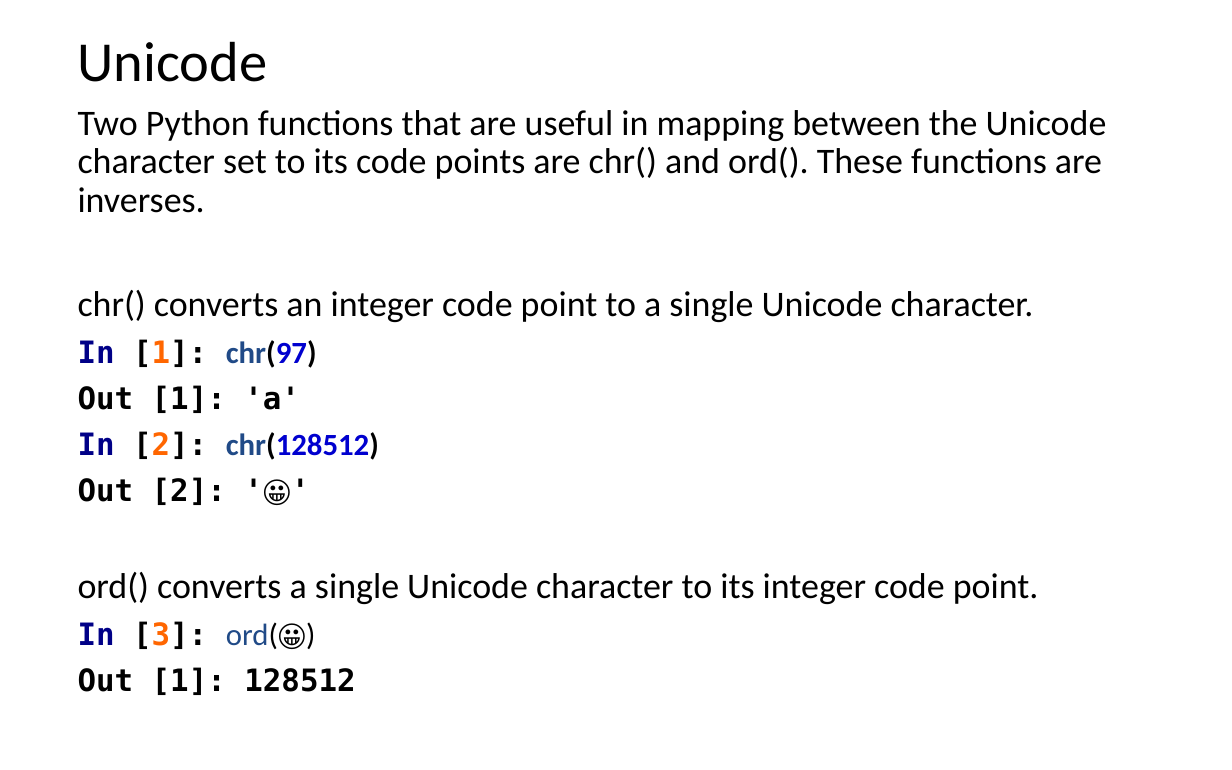
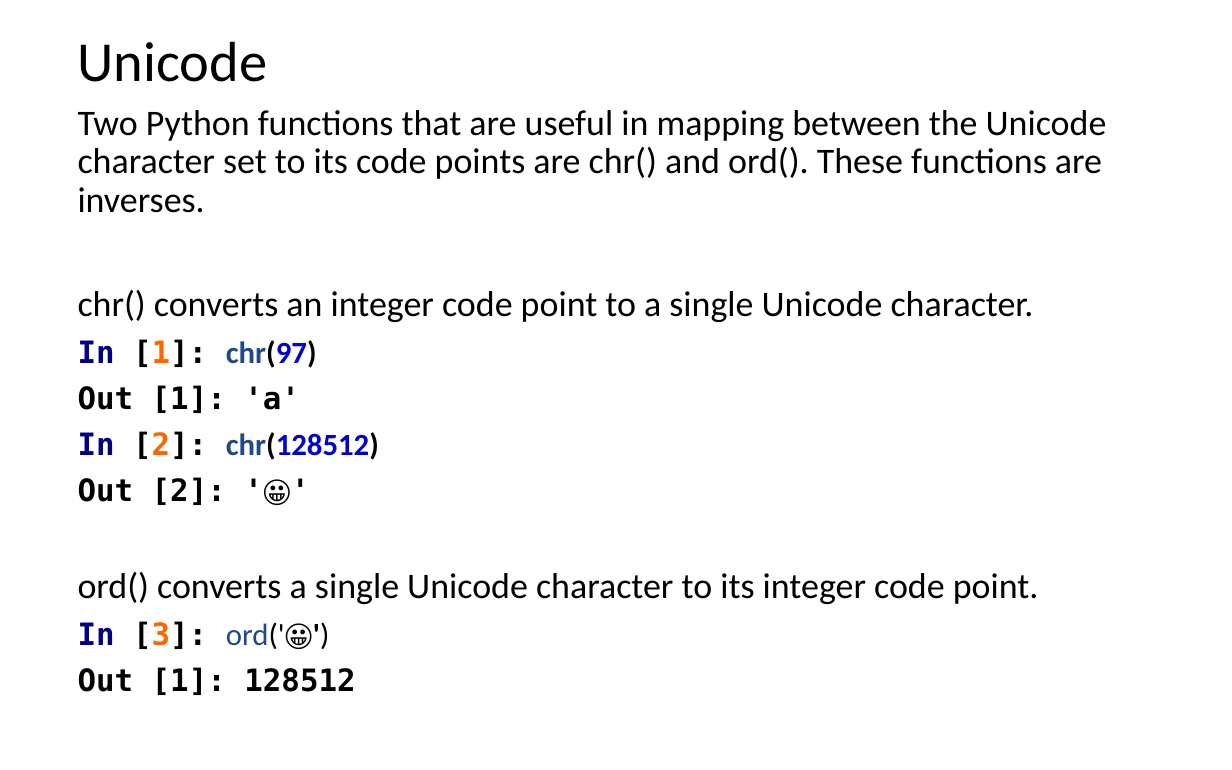
Before and after one commit to LongBaoNguyen/longbaonguyen.github.io, a slide deck: slide 5 of courses/apcsp/lect13.pptx. Drawn at 1232x770 pixels with LibreOffice and Linux fonts; fonts in the diff are those of the drawing. Boxes give left, top, right and bottom in pixels: in the first picture for what was removed or moved away, otherwise in the second. Text is boxed around its words. In the diff, an @@ line names an element or a change of style, - is before the commit and + after.

```diff
--- a/courses/apcsp/lect13.pptx
+++ b/courses/apcsp/lect13.pptx
@@ text at <box>78,621,285,649</box>: text changed; font DejaVu Sans Mono to Calibri @@
-In [3]: ord(😀)
+In [3]: ord('😀')
```
Also in this commit, not shown: 7 other slides changed, 2 slides added, 6 other files.
